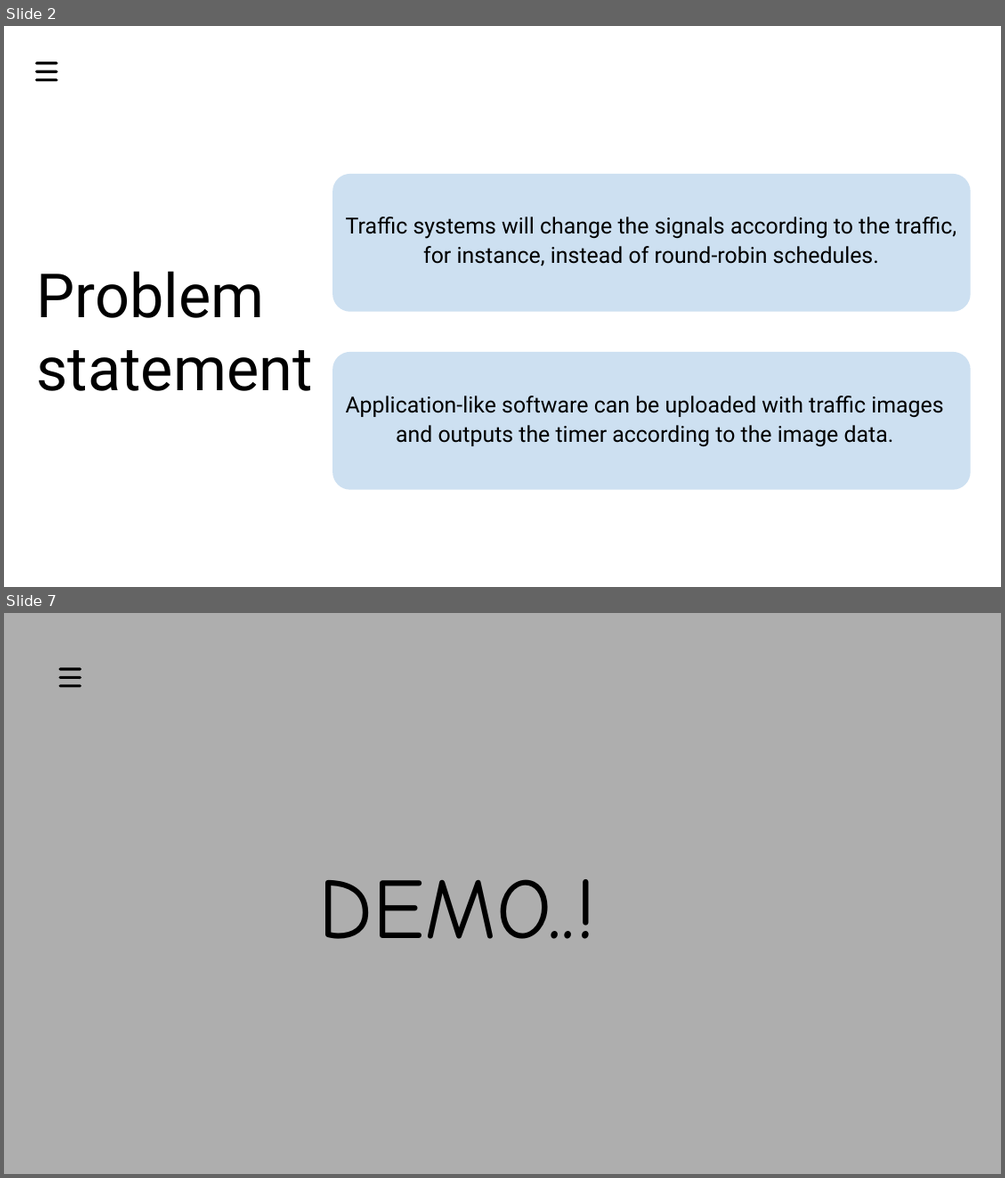
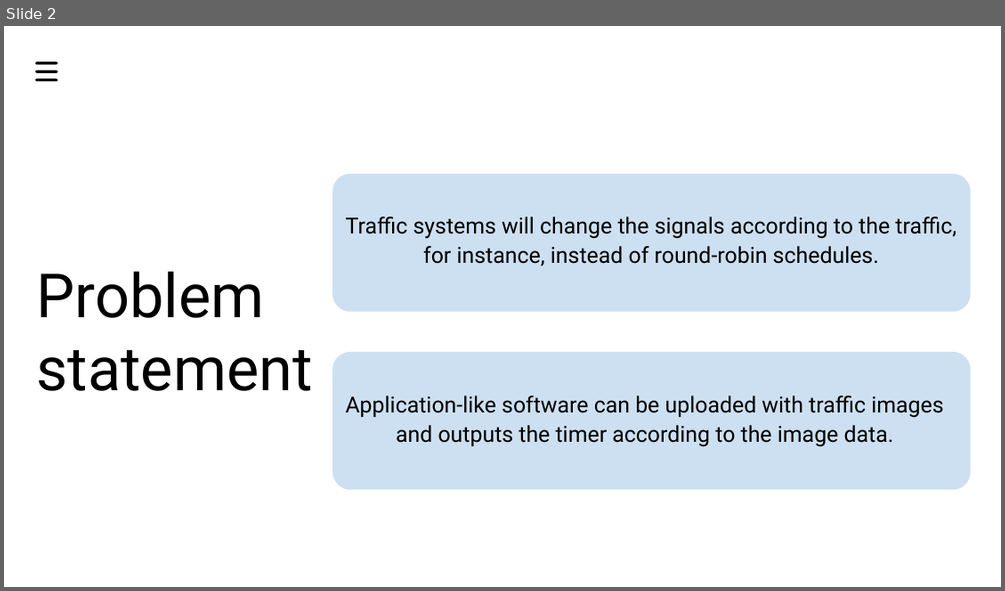
Before and after one commit to snehakumares/2021_IBM_Code_Challenge_AutomaticTrafficSystem, a slide deck: presentation/Automatic traffic signalling system.pptx. Shown one above the other, each under a label of ours: slides 2 and 7 before the commit, slide 2 after it; the slides between them are not shown. The pictures are 1005x1178 and 1005x591 pixels, drawn with LibreOffice and Linux fonts; fonts in the diff are those of the drawing. Boxes give left, top, right and bottom in pixels: in the first picture for what was removed or moved away, otherwise in the second. Text is boxed around its words. In the diff, an @@ line names an element or a change of style, - is before the commit and + after.

```diff
--- a/presentation/Automatic traffic signalling system.pptx
+++ b/presentation/Automatic traffic signalling system.pptx
@@ slide 7 removed at bbox=[4, 613, 1001, 1174], background #AEAEAE @@
@@ line removed from (60, 669) to (81, 669) @@
@@ line removed from (60, 677) to (81, 677) @@
@@ line removed from (60, 686) to (81, 686) @@
@@ text removed at bbox=[318, 879, 596, 939] @@
-DEMO..!
```
Also in this commit, not shown: 6 slides changed.
